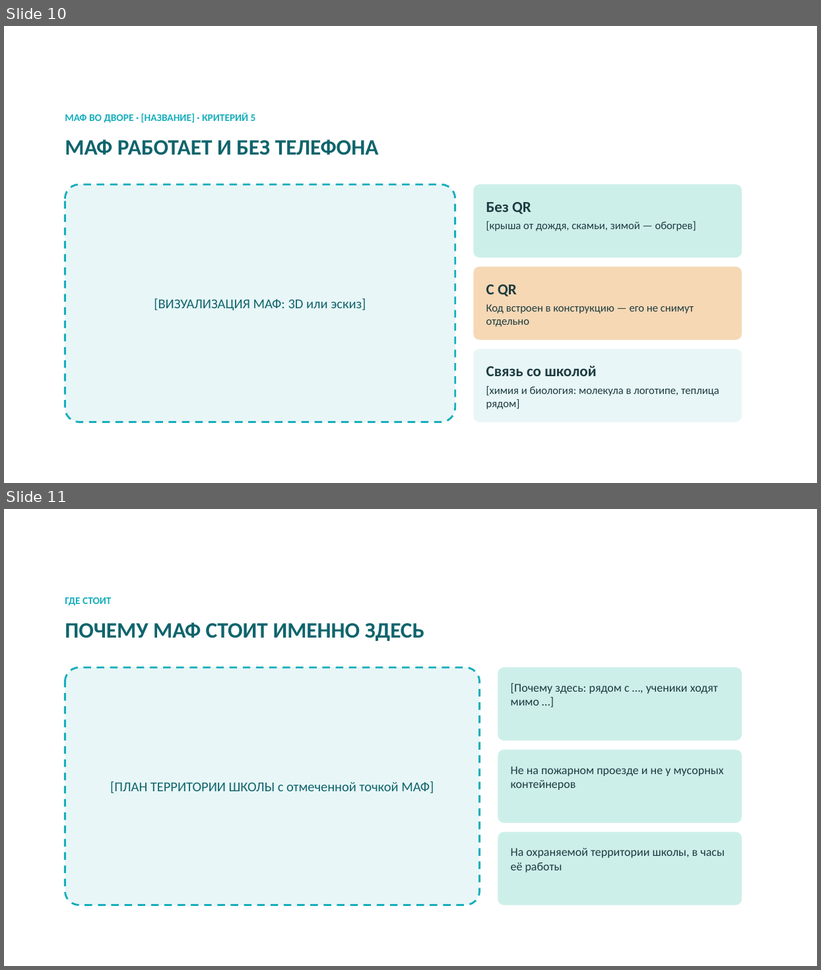
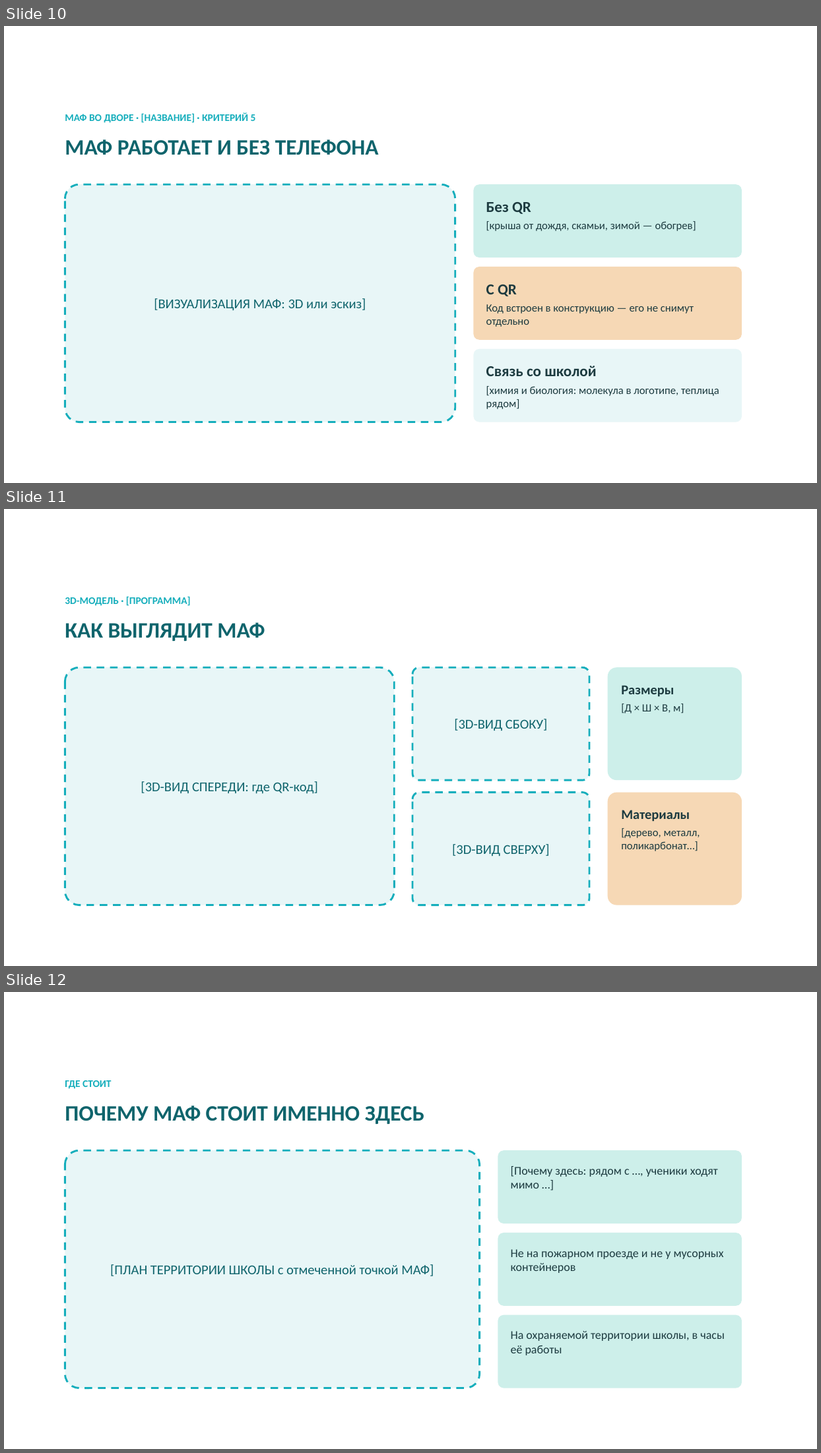
Before and after one commit to bnhogpad228/school-app, a slide deck: presentation/shkolny-dvor-SK-sreda.pptx. Shown one above the other, each under a label of ours: slides 10 and 11 before the commit, slides 10, 11 and 12 after it. The pictures are 821x970 and 821x1453 pixels, drawn with LibreOffice and Linux fonts; fonts in the diff are those of the drawing; background and template pictures are left out. Boxes give left, top, right and bottom in pixels: in the first picture for what was removed or moved away, otherwise in the second. Text is boxed around its words. In the diff, an @@ line names an element or a change of style, - is before the commit and + after.

```diff
--- a/presentation/shkolny-dvor-SK-sreda.pptx
+++ b/presentation/shkolny-dvor-SK-sreda.pptx
@@ slide 11 added at box(4, 509, 817, 966), background picture (left out) @@
@@ text added at box(65, 596, 191, 606), 12 pt, text #15AEBC, bold @@
+3D-МОДЕЛЬ · [ПРОГРАММА]
@@ text added at box(65, 623, 265, 641), 26 pt, text #0F646C, bold @@
+КАК ВЫГЛЯДИТ МАФ
@@ rounded rectangle added at box(65, 667, 395, 906), fill #E8F6F7, outline #15AEBC 2.25 pt dashed, 16 pt, text #0F646C @@
+[3D-ВИД СПЕРЕДИ: где QR-код]
@@ rounded rectangle added at box(413, 667, 589, 780), fill #E8F6F7, outline #15AEBC 2.25 pt dashed, 16 pt, text #0F646C @@
+[3D-ВИД СБОКУ]
@@ rounded rectangle added at box(608, 667, 742, 780), fill #CDEFEA, 13 pt, text #1D3B40 @@
+Размеры
+[Д × Ш × В, м]
@@ rounded rectangle added at box(413, 793, 589, 906), fill #E8F6F7, outline #15AEBC 2.25 pt dashed, 16 pt, text #0F646C @@
+[3D-ВИД СВЕРХУ]
@@ rounded rectangle added at box(608, 793, 742, 906), fill #F6D8B5, 13 pt, text #1D3B40 @@
+Материалы
+[дерево, металл, поликарбонат…]
@@ what was slide 11 is now slide 12 @@
```
Also in this commit, not shown: 1 other file.
